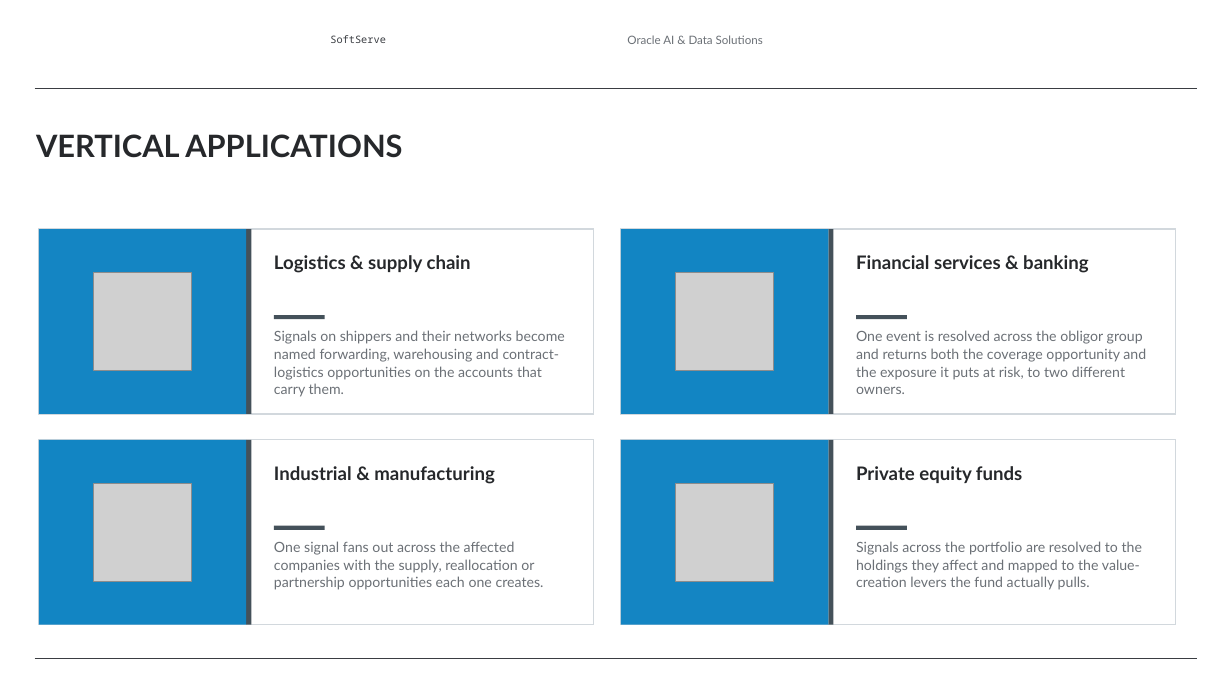
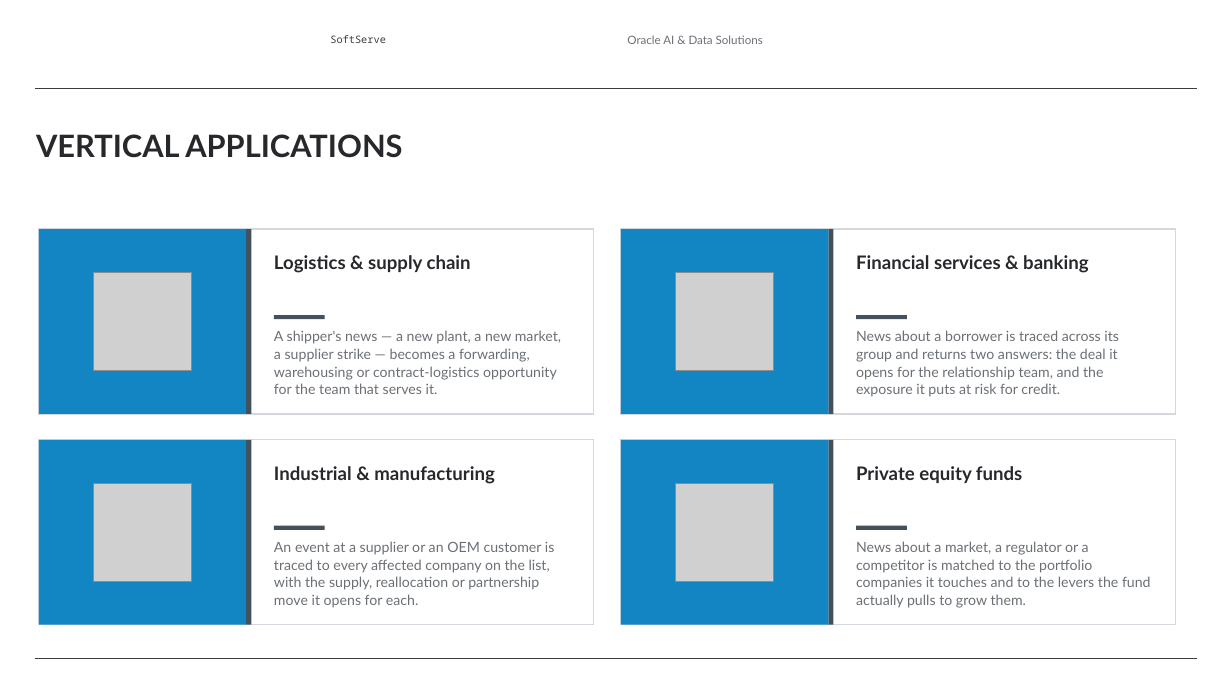
Before and after one commit to alexey-orlov/AO-Personal-OS, a slide deck: slide 3 of outputs/oracle-packs/account-insights/artifacts/account-insights-sales-deck.pptx. Drawn at 1232x693 pixels with LibreOffice and Linux fonts; fonts in the diff are those of the drawing; grey boxes stand for pictures; background and template pictures are left out. Boxes give left, top, right and bottom in pixels: in the first picture for what was removed or moved away, otherwise in the second. Text is boxed around its words. In the diff, an @@ line names an element or a change of style, - is before the commit and + after.

```diff
--- a/outputs/oracle-packs/account-insights/artifacts/account-insights-sales-deck.pptx
+++ b/outputs/oracle-packs/account-insights/artifacts/account-insights-sales-deck.pptx
@@ text at [274,330,561,394]: text changed @@
-Signals on shippers and their networks become named forwarding, warehousing and contract-logistics opportunities on the accounts that carry them.
+A shipper's news — a new plant, a new market, a supplier strike — becomes a forwarding, warehousing or contract-logistics opportunity for the team that serves it.
@@ text at [856,330,1119,397]: text changed @@
-One event is resolved across the obligor group and returns both the coverage opportunity and the exposure it puts at risk, to two different owners.
+News about a borrower is traced across its group and returns two answers: the deal it opens for the relationship team, and the exposure it puts at risk for credit.
@@ text at [274,541,555,608]: text changed @@
-One signal fans out across the affected companies with the supply, reallocation or partnership opportunities each one creates.
+An event at a supplier or an OEM customer is traced to every affected company on the list, with the supply, reallocation or partnership move it opens for each.
@@ text at [856,541,1151,608]: text changed @@
-Signals across the portfolio are resolved to the holdings they affect and mapped to the value-creation levers the fund actually pulls.
+News about a market, a regulator or a competitor is matched to the portfolio companies it touches and to the levers the fund actually pulls to grow them.
```
Also in this commit, not shown: 5 other slides changed, 1 other file.
